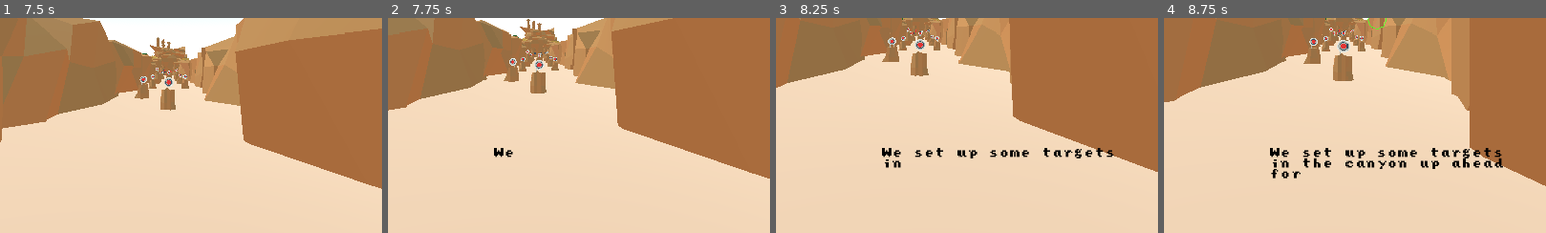
Above: before the commit, frames 1-4 (left to right).
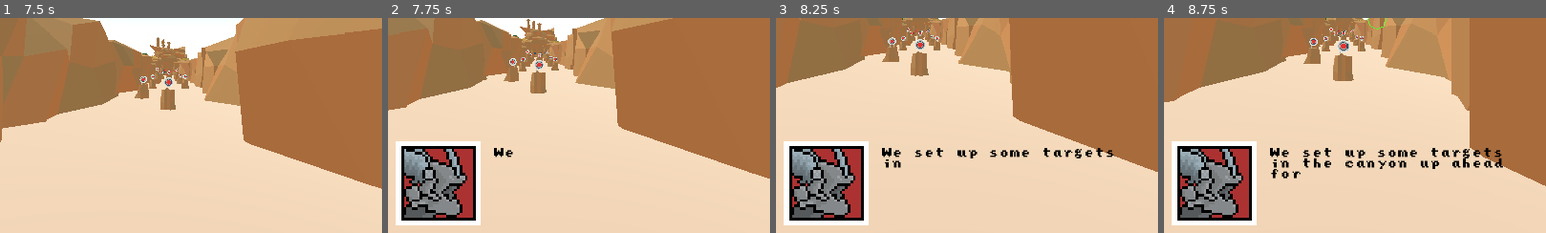
Above: after the commit, the same moments.

Repository: KyzonP/20-games---game-8
Game: Godot game, scene res://levels/level 1/level_1.tscn
Same seed, same stepped clock (60 frames per second), same inputs: the game is played once before the commit and once after it.
Inputs:
- Up to frame 1 (7.5 s): hold D (move_right) 0.53-1.28 s; tap R (bomb) every 2.25 s from 0.6 to 7.35 s; hold Ctrl (brake) 1.28-2.03 s; tap Shift (boost) at 1.35, 5.85 s; hold D (move_right) 2.03-2.78 s; hold Space (fire) 2.03-2.78 s; hold W (move_up) 2.78-3.53 s; hold Shift (boost) 3.53-4.28 s; hold A (move_left) 3.53-5.03 s; tap Space (fire) at 4.35 s; hold Ctrl (brake) 5.03-5.78 s; hold D (move_right) 5.78-6.53 s; hold W (move_up) 6.53-7.28 s; hold Space (fire) 6.53-7.28 s; hold D (move_right) from 7.28 s (still down)
- Up to frame 2 (7.75 s): keep holding D (move_right)
- Up to frame 3 (8.25 s): release D (move_right) at 8.03 s; hold Ctrl (brake) from 8.03 s (still down); hold Shift (boost) from 8.03 s (still down)
- Up to frame 4 (8.75 s): keep holding Ctrl (brake); keep holding Shift (boost)
The pictures show only the part of the screen within x 26-76%, y 46-96%; the shares and areas given below are measured in that part.

Frame 1 is identical in both runs. In frame 2, 8.7% of the frame differs, in the area x 2-25%, y 57-97%; in frame 3, 8.7%; in frame 4, 8.7%.

Commit message:
Additional portraits

Diff:
--- a/scenes/ui.tscn
+++ b/scenes/ui.tscn
@@ -2,6 +2,8 @@
 
 [ext_resource type="FontFile" uid="uid://bti7l0s1loqws" path="res://fonts/PrStart.ttf" id="1_nt7q6"]
 [ext_resource type="Script" uid="uid://bnqnh36ofu47n" path="res://scripts/ui.gd" id="1_x4jx1"]
+[ext_resource type="Texture2D" uid="uid://cybv1456fgsff" path="res://assets/art/ui/GuardianPortrait.png" id="3_gdt2y"]
+[ext_resource type="Texture2D" uid="uid://cfkvqvr5b8gpd" path="res://assets/art/ui/GroknackPortrait.png" id="3_wm3ai"]
 [ext_resource type="Texture2D" uid="uid://dkxmi0tvk634n" path="res://assets/art/ui/BunnyPortrait.png" id="3_yev5y"]
 
 [sub_resource type="SpriteFrames" id="SpriteFrames_gdt2y"]
@@ -14,12 +16,18 @@
 "name": &"Bunny",
 "speed": 5.0
 }, {
-"frames": [],
+"frames": [{
+"duration": 1.0,
+"texture": ExtResource("3_wm3ai")
+}],
 "loop": true,
 "name": &"Groknack",
 "speed": 5.0
 }, {
-"frames": [],
+"frames": [{
+"duration": 1.0,
+"texture": ExtResource("3_gdt2y")
+}],
 "loop": true,
 "name": &"Guardian",
 "speed": 5.0
@@ -36,7 +44,7 @@
 position = Vector2(376, 550)
 scale = Vector2(4, 4)
 sprite_frames = SubResource("SpriteFrames_gdt2y")
-animation = &"Bunny"
+animation = &"Groknack"
 
 [node name="ScoreText" type="RichTextLabel" parent="." unique_id=197001532]
 visible = false
Binary file added: assets/art/ui/GroknackPortrait.png
Not shown, added: assets/art/ui/GroknackPortrait.png.import
Binary file added: assets/art/ui/GuardianPortrait.png
Not shown, added: assets/art/ui/GuardianPortrait.png.import
